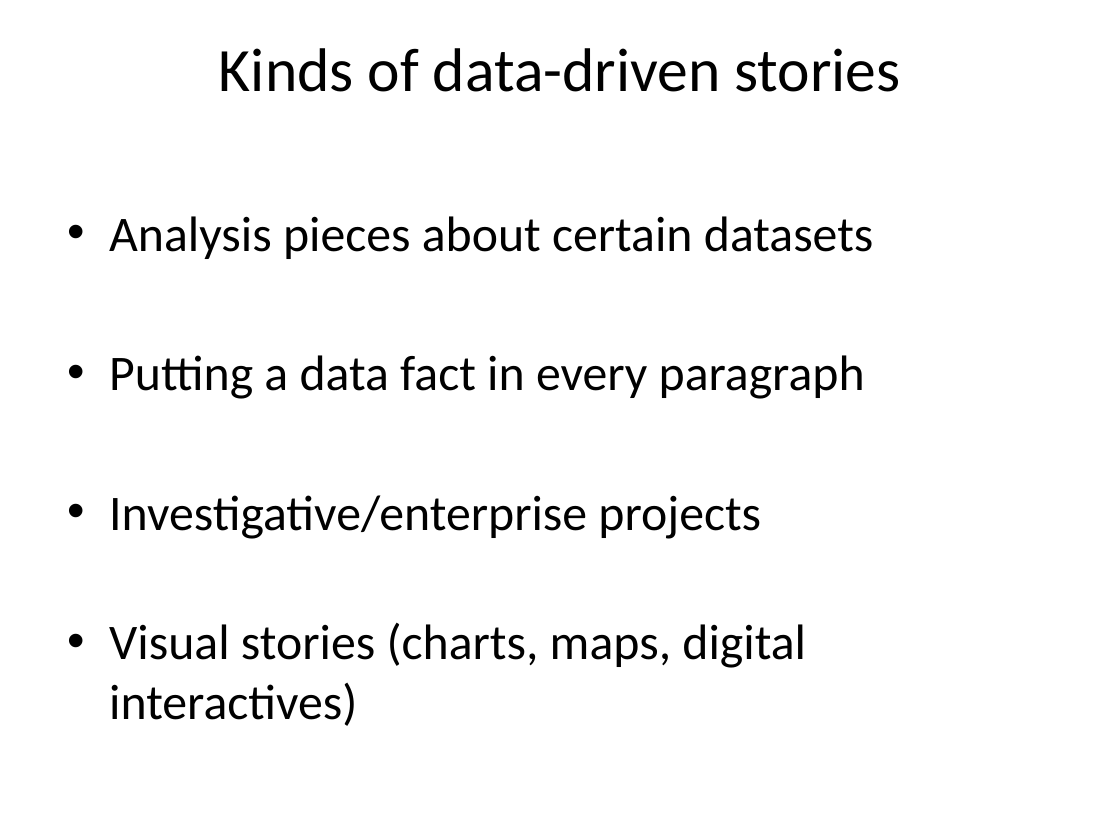
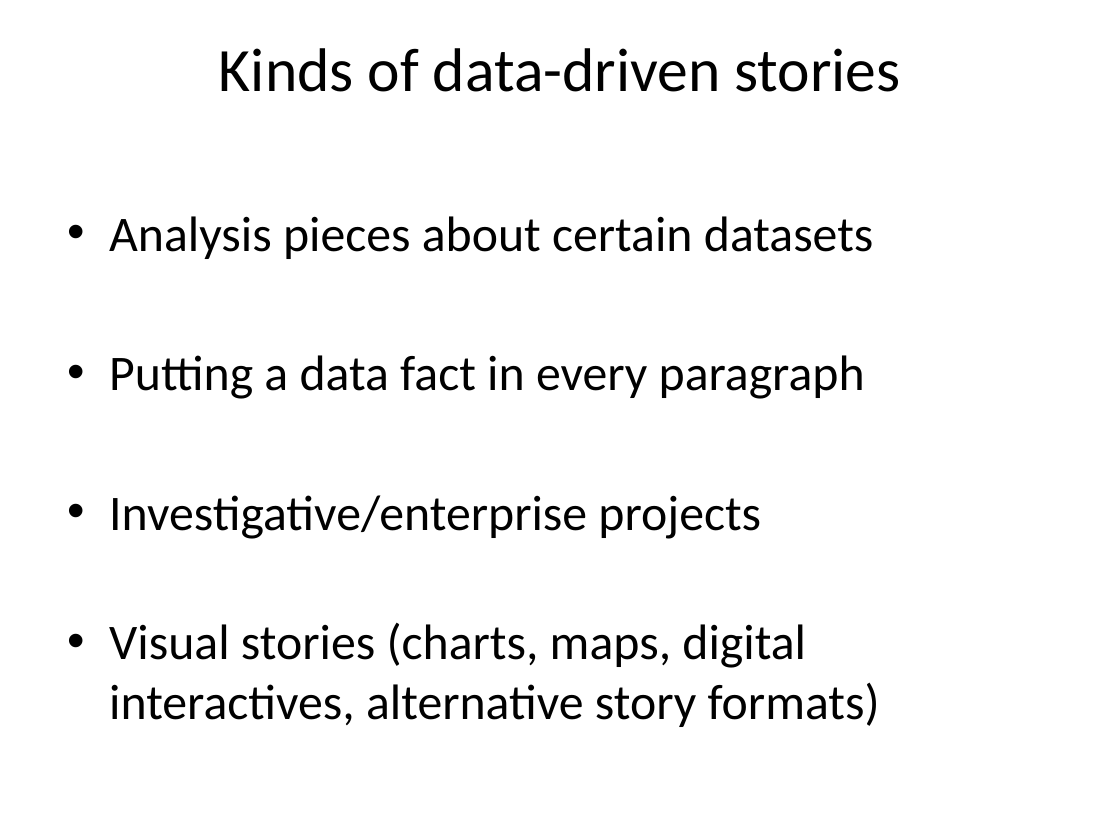
Before and after one commit to jeffhargarten/20181127-umn_class, a slide deck: slide 5 of data_presentation.pptx. Drawn at 1120x840 pixels with LibreOffice and Linux fonts; fonts in the diff are those of the drawing. Boxes give left, top, right and bottom in pixels: in the first picture for what was removed or moved away, otherwise in the second. Text is boxed around its words. In the diff, an @@ line names an element or a change of style, - is before the commit and + after.

```diff
--- a/data_presentation.pptx
+++ b/data_presentation.pptx
@@ text at (109,623,880,727): text changed @@
-• Visual stories (charts, maps, digital interactives)
+• Visual stories (charts, maps, digital interactives, alternative story formats)
```
Also in this commit, not shown: 4 other slides changed.
